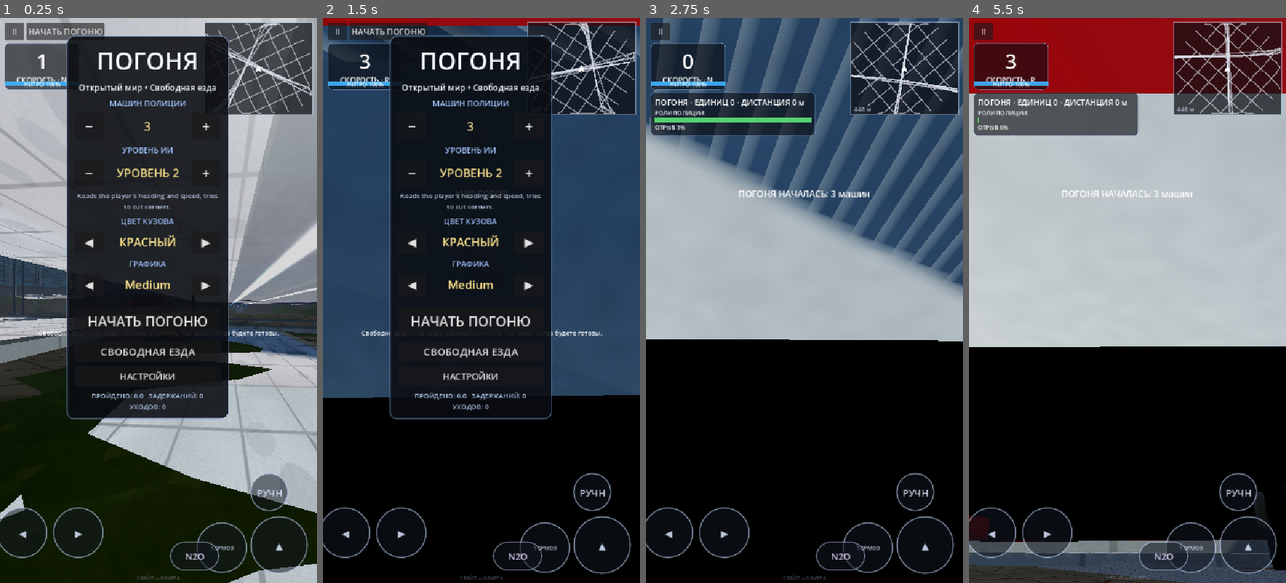
Above: before the commit, frames 1-4 (left to right).
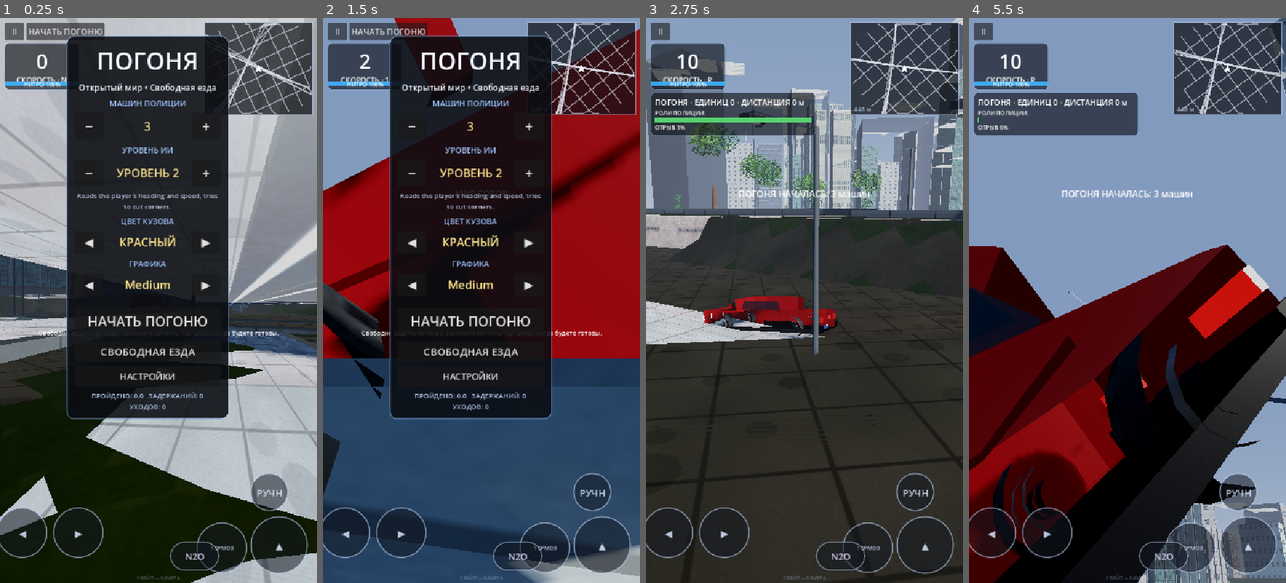
Above: after the commit, the same moments.

Repository: mritch1313/wjjwwj
Game: Godot game, scene res://scenes/main/main.tscn
Same seed, same stepped clock (60 frames per second), same inputs: the game is played once before the commit and once after it.
Inputs (mouse positions are in pixels of both pictures, inside the frame that each line leads up to):
- Up to frame 1 (0.25 s): no input
- Up to frame 2 (1.5 s): click "НАЧАТЬ ПОГОНЮ" at 0.5 s; click "НАЧАТЬ ПОГОНЮ" at 1.25 s
- Up to frame 3 (2.75 s): click "НАЧАТЬ ПОГОНЮ" at 2 s
- Up to frame 4 (5.5 s): tap Enter (start_chase) at 2.75 s; move the mouse to (1197, 272) at 2.77 s; hold D (steer_right) 2.78-3.5 s; hold C (camera_toggle) 2.78-3.5 s; click (1197, 272) at 2.92 s; drag from (1064, 328) to (1111, 413) at 3.52 s; move the mouse to (1159, 176) at 4.27 s; hold D (steer_right) 4.28-5 s; hold Enter (start_chase) 4.28-5 s; drag from (1111, 413) to (1032, 215) at 5.02 s

The runs differ from the first frame. In frame 1, 4.9% of the frame differs, in the area x 0-100%, y 0-100%; in frame 2, 61%; in frame 3, 85%; in frame 4, 82%.

Commit message:
Дорога выше над землёй (7 см) и near камеры 0,5 м: вдали покрытие не мерцает
Co-authored-by: arena-agent <297053741+arena-agent@users.noreply.github.com>

Diff:
--- a/scripts/camera/chase_camera.gd
+++ b/scripts/camera/chase_camera.gd
@@ -80,7 +80,7 @@
 		_camera = Camera3D.new()
 		_camera.name = "Camera"
 		_camera.fov = base_fov
-		_camera.near = 0.35
+		_camera.near = 0.5  # точность глубины вдали (полотно/земля не мерцают)
 		_camera.far = 1600.0
 		_spring.add_child(_camera)
 
--- a/scripts/world/road_builder.gd
+++ b/scripts/world/road_builder.gd
@@ -148,7 +148,9 @@
 	detailed: bool = true
 ) -> void:
 	var half_width := segment.width * 0.5
-	var deck_lift := 0.03
+	# 7 см: шаг глубины на дистанции 400-600 м порядка 3 см, при меньшем
+	# подъёме полотно и земля мерцали вдали (z-fighting).
+	var deck_lift := 0.07
 	var is_elevated := segment.elevated and segment.deck_height > 1.0
 	var uv_period := 8.0
 	if segment.type == RoadNetwork.RoadType.HIGHWAY:
@@ -328,8 +330,8 @@
 			var a_out := a_edge + (a["lateral"] as Vector3) * sign * shoulder
 			var b_out := b_edge + (b["lateral"] as Vector3) * sign * shoulder
 			# drape the shoulder onto the terrain so the road does not float
-			a_out = Vector3(a_out.x, terrain.height_at(a_out.x, a_out.z) + 0.02, a_out.z)
-			b_out = Vector3(b_out.x, terrain.height_at(b_out.x, b_out.z) + 0.02, b_out.z)
+			a_out = Vector3(a_out.x, terrain.height_at(a_out.x, a_out.z) + 0.06, a_out.z)
+			b_out = Vector3(b_out.x, terrain.height_at(b_out.x, b_out.z) + 0.06, b_out.z)
 			if sign > 0.0:
 				builder.add_quad(
 					material, a_edge, b_edge, b_out, a_out, Color(0.92 + rng.randf() * 0.16, 0.92, 0.9),
@@ -439,7 +441,7 @@
 	for segment_id in node.segments:
 		max_width = maxf(max_width, network.segments[segment_id].width)
 	var size := max_width + 6.0
-	var y := terrain.height_at(node.position.x, node.position.z) + 0.035
+	var y := terrain.height_at(node.position.x, node.position.z) + 0.09
 	var corners := [
 		Vector3(-size * 0.5, 0.0, -size * 0.5),
 		Vector3(size * 0.5, 0.0, -size * 0.5),
@@ -468,7 +470,7 @@
 		var stripes := int(maxf(segment.width / 1.15, 3.0))
 		for i in range(stripes):
 			var offset := (float(i) - float(stripes - 1) * 0.5) * 1.15
-			var stripe_center := Vector3(node.position.x, terrain.height_at(node.position.x, node.position.z) + 0.05, node.position.z) + direction * (segment.width * 0.5 + 1.4) + lateral * offset
+			var stripe_center := Vector3(node.position.x, terrain.height_at(node.position.x, node.position.z) + 0.11, node.position.z) + direction * (segment.width * 0.5 + 1.4) + lateral * offset
 			builder.add_quad(
 				"marking_white",
 				stripe_center - lateral * 0.32 - direction * 0.45,
